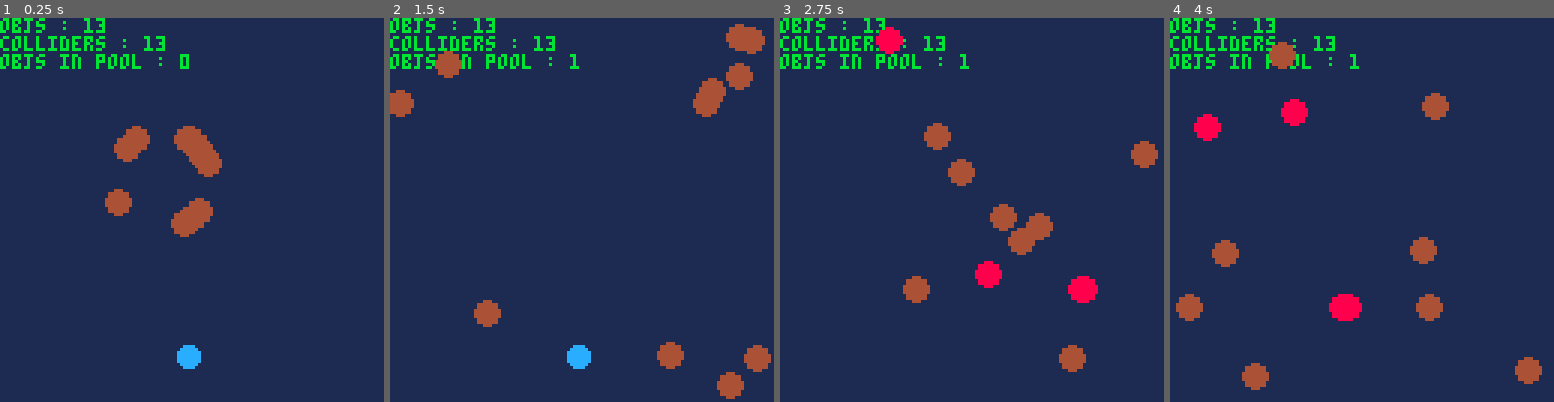
Above: before the commit, frames 1-4 (left to right).
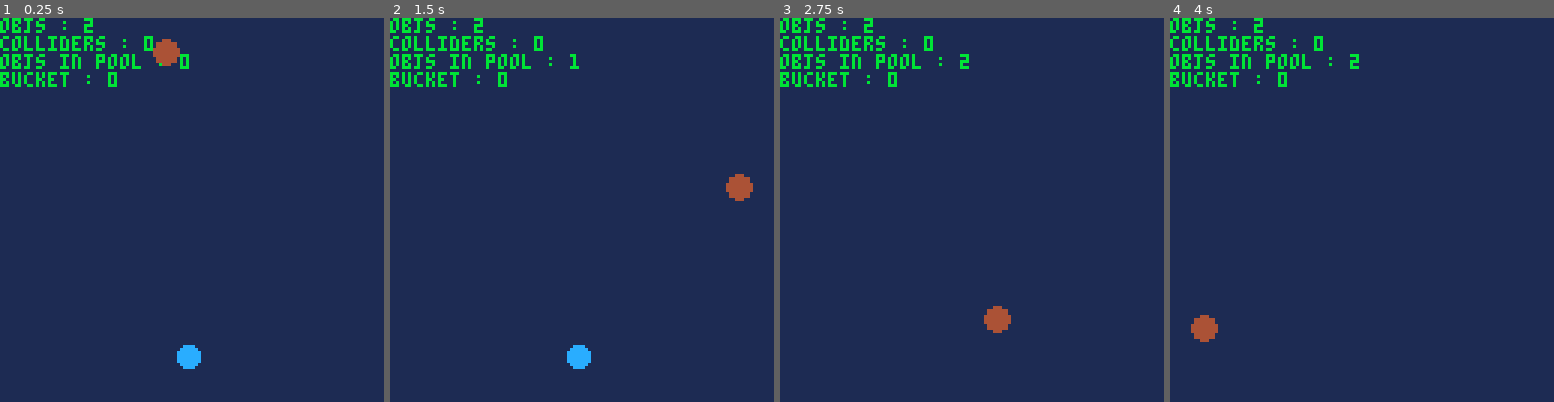
Above: after the commit, the same moments.

Repository: chihirotange/pico8
Game: PICO-8 cartridge shmup2/main.p8
Two runs of this game, one before a commit and one after it. Both use one fixed random seed, a clock stepped at 60 frames per second and the inputs below.
Inputs:
- Up to frame 1 (0.25 s): no input
- Up to frame 2 (1.5 s): tap O (Z key) at 0.7 s
- Up to frame 3 (2.75 s): hold Right 1.6-2.1 s; tap O (Z key) at 1.7, 2.1, 2.5 s; hold Up 2.15-2.42 s; hold Right from 2.47 s (still down)
- Up to frame 4 (4 s): tap O (Z key) at 2.9, 3.3, 3.7 s; release Right at 3.03 s; hold Left 3.08-3.58 s; hold Down 3.63-3.97 s

The runs differ from the first frame. In frame 1, 3.6% of the frame differs, in the area x 0-58%, y 0-58%; in frame 2, 4.8%; in frame 3, 5.2%; in frame 4, 5.3%, in the area x 0-97%, y 0-97%.

Commit message:
fix bug in collider logic

Diff:
--- a/shmup2/bullet.lua
+++ b/shmup2/bullet.lua
@@ -18,6 +18,7 @@
             if loc.x > 128 or loc.x < 0 or loc.y < 0 or loc.y > 128 then
                 self:destroy()
             end
+            -- printh(loc.y)
 
         end,
         on_overlap = function(self, other_obj)
--- a/shmup2/enemy.lua
+++ b/shmup2/enemy.lua
@@ -4,7 +4,7 @@
     foo = _loc
     if type == _type_ene_basic then
         create_object({
-            _col = 4,
+            is_collide = false,
             loc = _loc,
             team = _team_enemy,
             type = _type_ene_basic,
@@ -17,6 +17,7 @@
             end,
             update = function(self)
                 local _ENV = self
+                is_collide = false
                 -- _col = 4
                 -- shoot
                 -- if shoot_timer == 0 then
@@ -40,18 +41,23 @@
                 local _ENV = self
                 if other_obj.team ~= team
                     and contains(other_obj.tags, "can_deal_dmg") then
-                    -- create_part_system(loc, 10, 8, 20)
+                    create_part_system(loc, 10, 8, 20)
                     -- self:destroy()
-                    _col = 8
                     -- mov_dir = v_rnd()
                     -- mov_spd += 0.5
                 -- else
                     -- _col = 4
+                    -- line(loc.x, loc.y, other_obj.loc.x, other_obj.loc.y)
+                    is_collide = true
                 end
             end,
             draw = function(self)
                 local _ENV = self
-                circfill(loc.x + 4, loc.y + 4, 4, _col)
+                if is_collide then
+                    circfill(loc.x + 4, loc.y + 4, 4, 8)
+                else
+                    circfill(loc.x + 4, loc.y + 4, 4, 4)
+                end
             end
         }, true)
     else
--- a/shmup2/framework/class.lua
+++ b/shmup2/framework/class.lua
@@ -6,7 +6,7 @@
 pool_objects = {}
 pending_add_objects = {}
 
-collider_bucket = {size = 20, prop = "loc"}
+collider_bucket = {size = 10, prop = "loc"}
 
 object_base = setmetatable ({
     loc = v_zero,
@@ -22,8 +22,9 @@
     detect_collision = function(self)
         local _ENV = self
         for i in all(bget(collider_bucket, loc)) do
-            -- printh(count(bget(collider_bucket, loc)))
-            if col(self,i) and not i.pending_destroy then
+            if col(self,i) and not i.pending_destroy and not self.pending_destroy then
+                printh(self.type)
+                printh(i.type)
                 i:on_overlap(self)
             end
         end
@@ -32,40 +33,70 @@
     end,
     destroy = function(self)
         self.pending_destroy = true
-        add(pool_objects, self)
+    end,
+    draw = function(self)
+
     end
 }, _G)
 object_base.__index = object_base
 
 update_all_objects = function()
-    -- add pending add to object list
-    for pd_obj in all(pool_objects) do
-        del(all_objects, pd_obj)
-        del(all_collider_object, pd_obj)
-        pd_obj = nil
+    for i = #all_objects, 1, -1 do
+        obj = all_objects[i]
+        if obj.pending_destroy then
+            -- obj.pending_destroy = false
+            add(pool_objects, obj)
+            del(all_objects, obj)
+            goto continue
+        end
+
+        obj:update();
+        if obj.have_collider then
+            bstore(collider_bucket, obj)
+            obj:detect_collision()
+        end
+        ::continue::
     end
-    -- pool_objects = {}
     for pa_obj in all(pending_add_objects) do
         add(all_objects, pa_obj)
-        if pa_obj.have_collider then
-            add(all_collider_object, pa_obj)
-        end
+        pa_obj:init()
+        pa_obj.pending_destroy = false
+        -- if pa_obj.have_collider then
+        --     add(all_collider_object, pa_obj)
+        -- end
     end
     pending_add_objects = {}
+    -- for obj in all(all_objects) do
+    --     if obj.pending_destroy then
+    --         obj.pending_destroy = false
+    --         add(pool_objects, obj)
+    --     end
+    -- end
+    -- add pending add to object list
+    -- for pd_obj in all(pool_objects) do
+    --     del(all_objects, pd_obj)
+    --     del(all_collider_object, pd_obj)
+    --     pd_obj = nil
+    -- end
+    -- pool_objects = {}
 
-    for obj in all(all_collider_object) do
-        bstore(collider_bucket, obj)
-        obj:detect_collision()
-    end
+    -- for obj in all(all_objects) do
+    --     if not obj.pending_destroy then
+    --         obj:update()
+    --     end
+    -- end
+    -- for obj in all(all_collider_object) do
+    --     if not obj.pending_destroy then
+    --         bstore(collider_bucket, obj)
+    --         obj:detect_collision()
+    --     end
+    -- end
 
-    for obj in all(all_objects) do
-        obj:update()
-    end
 end
 
 draw_all_objects = function()
     for obj in all(all_objects) do
-        if obj.draw ~= nil then
+        if not obj.pending_destroy then
             obj:draw()
         end
     end
@@ -78,11 +109,12 @@
         if obj.type == tbl.type then
             sp_obj = obj
             del(pool_objects, obj)
+            goto continue
         end
     end
+    ::continue::
     setmetatable (sp_obj, object_base)
     add(pending_add_objects, sp_obj)
-    sp_obj:init()
     if have_collider then
         sp_obj.have_collider = true
     end
--- a/shmup2/framework/collision.lua
+++ b/shmup2/framework/collision.lua
@@ -1,7 +1,7 @@
 -- @TODO OPTIMIZE COLLIDER DETECTION LOGICS (QUADTREE)
 function col(a,b)
     if (a == b) then
-        return
+        return false
     end
     col_x = abs(a.loc.x + a.w/2 - b.loc.x - b.w/2) < (a.w + b.w)/2
     col_y = abs(a.loc.y + a.h/2 - b.loc.y - b.h/2) < (a.h + b.h)/2
--- a/shmup2/framework/particle.lua
+++ b/shmup2/framework/particle.lua
@@ -1,5 +1,4 @@
 function create_particle(_loc, _r, _c, _lifespan)
-    foo = _loc
     local particle = create_object({
         loc = _loc,
         r = _r,
@@ -8,9 +7,6 @@
         vel = v_rnd(),
         lifetime = 0, -- unit is frame
         lifespan = _lifespan + rnd(_lifespan),
-        init = function(self)
-            self.loc = foo
-        end,
         update = function(self)
             local _ENV = self
             lifetime += 1
@@ -33,6 +29,11 @@
             circfill(loc.x, loc.y, r, c)
         end
     }, false)
+    particle.loc = _loc
+    particle.r = _r
+    particle.c = _c
+    particle.lifespan = _lifespan
+    particle.lifetime = 0
 end
 
 function create_part_system(_loc, _r, c, ls)
--- a/shmup2/game.lua
+++ b/shmup2/game.lua
@@ -1,7 +1,7 @@
 function _init()
     printh("start")
-    for i = 1,12 do
-        create_enemy(vector(50, 50), _type_ene_basic)
+    for i = 1,1 do
+        create_enemy(vector(rnd(120), rnd(120)), _type_ene_basic)
     end
     -- create_enemy(vector(50,50), _type_ene_basic)
 end
@@ -21,4 +21,5 @@
     text_debug("colliders", count(all_collider_object))
     -- text_debug("pending_add", count(pending_add_objects))
     text_debug("objs in pool", count(pool_objects))
+    text_debug("bucket", count(bget(collider_bucket, vector(64, 64))))
 end
--- a/shmup2/ship.lua
+++ b/shmup2/ship.lua
@@ -3,12 +3,12 @@
     vel = v_zero,
     w = 8,
     h = 8,
-    tags = {"ship", "can_deal_dmg"},
+    tags = {"ship"},
     team = _team_player,
     sx = 0,
     sy = 0,
     spr_i = 2,
-    bul_spd = 6,
+    bul_spd = 4,
     default_bul_timer = 7, --unit is frames
     bul_timer = 0,
     update = function(self)
@@ -47,11 +47,10 @@
 
         bul_timer -= 1
 
-        printh(count(bget(collider_bucket, loc)))
     end,
 
     draw = function(self)
         local _ENV = self
         spr(spr_i, loc.x, loc.y)
     end
-}, true)
+})
